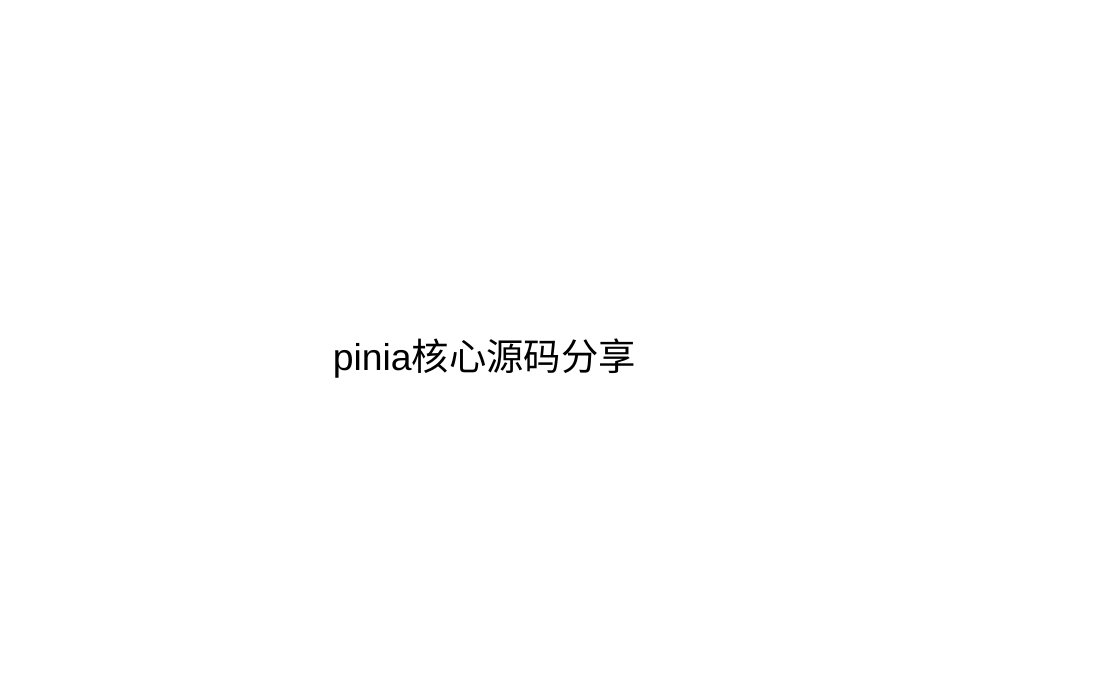
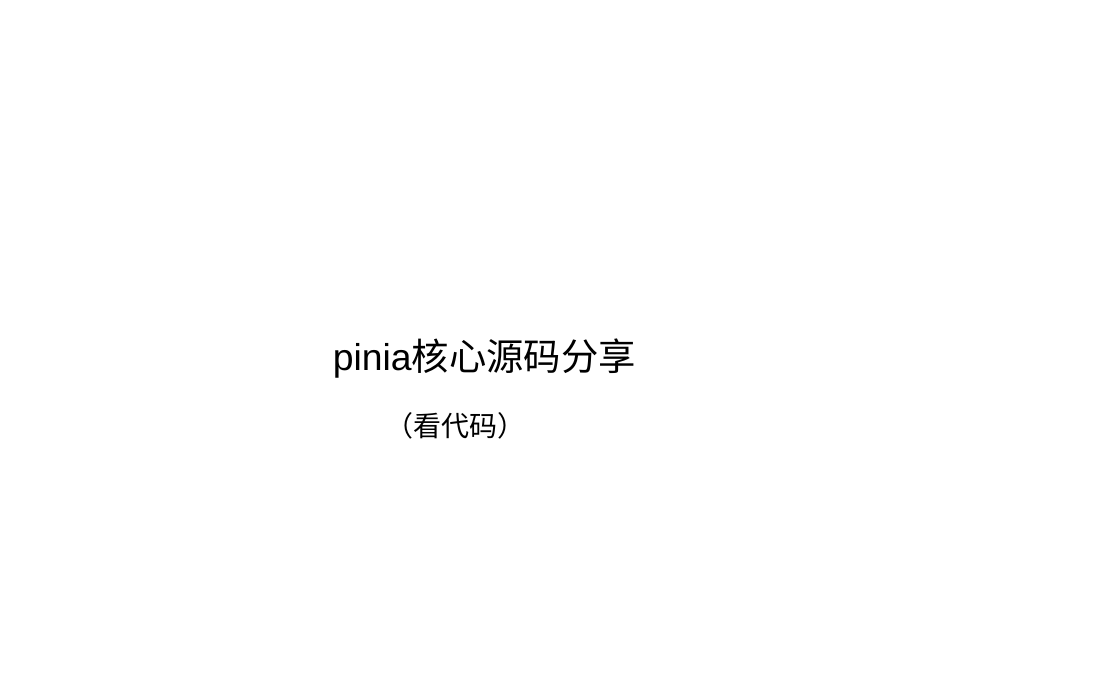
Before and after one commit to xhLONG/vue3-pinia-example, a slide deck: slide 11 of pinia介绍.pptx (slide 9 before the commit). Drawn at 1120x700 pixels with LibreOffice and Linux fonts; fonts in the diff are those of the drawing; background and template pictures are left out. Boxes give left, top, right and bottom in pixels: in the first picture for what was removed or moved away, otherwise in the second. Text is boxed around its words. In the diff, an @@ line names an element or a change of style, - is before the commit and + after.

```diff
--- a/pinia介绍.pptx
+++ b/pinia介绍.pptx
@@ text added at [386, 412, 526, 439], 18 pt, text #000000 @@
+（看代码）
```
Also in this commit, not shown: 3 other slides changed, 5 slides added, 1 slide removed, 8 other files.
